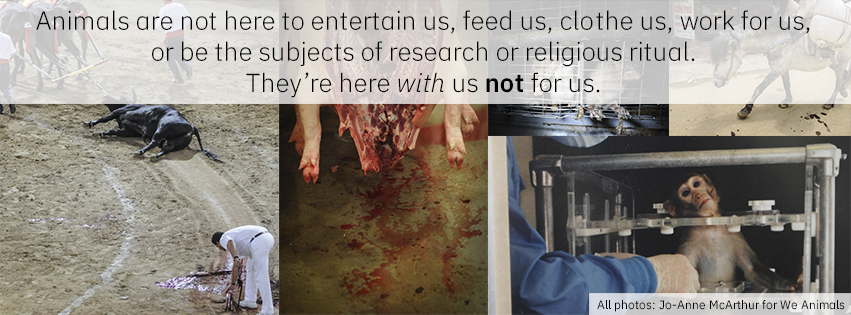
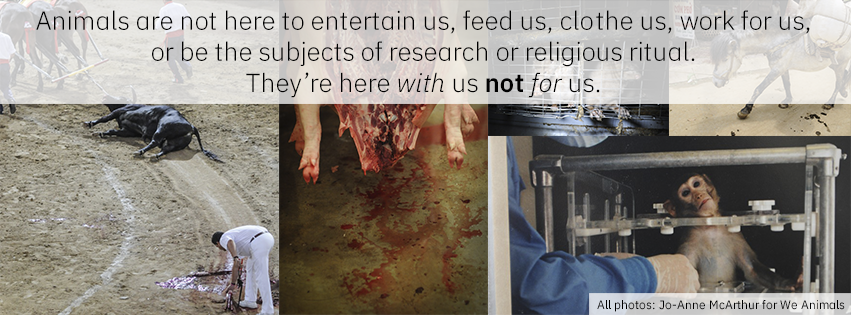
Layered file, before and after one edit (851x315). Changes by layer:
painted on "Text" over [528, 72, 563, 98]
